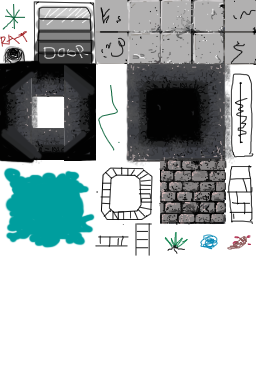
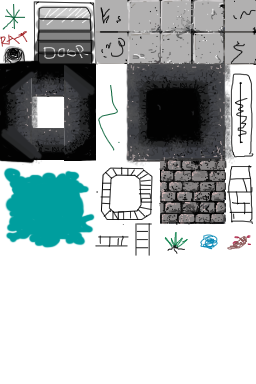
The second 256 x 384 image is a revision of the first. Changes to its layers:
painted on "Layer 18" over [63, 129, 94, 158]
painted on "Layer 20" over [76, 134, 85, 147]
